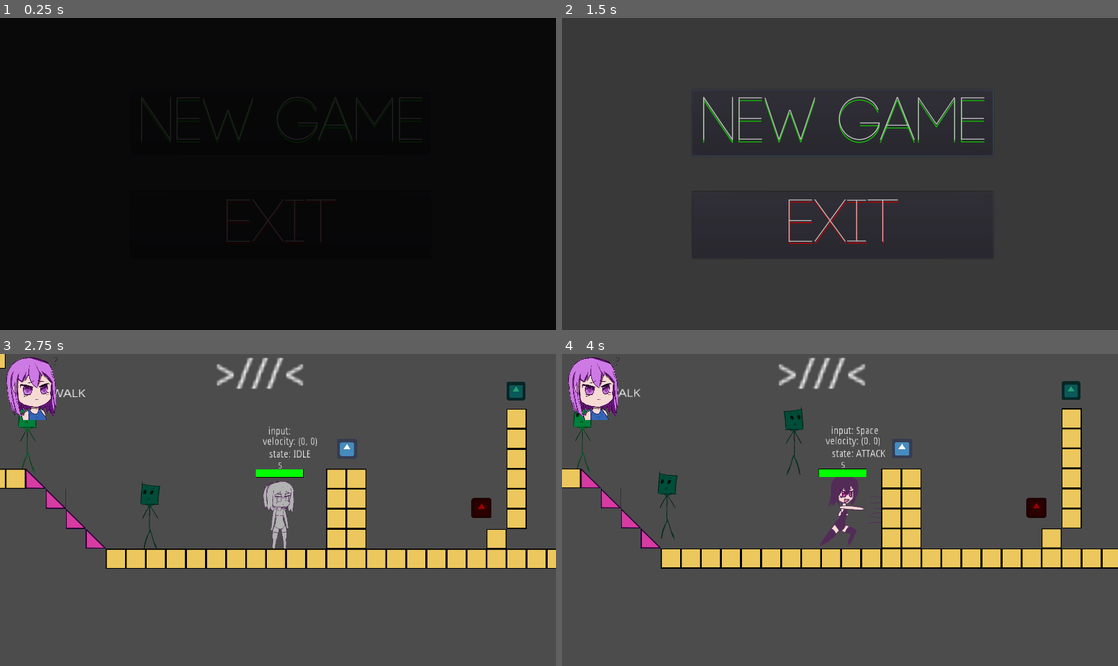
Above: before the commit, frames 1-4 (two rows, left to right).
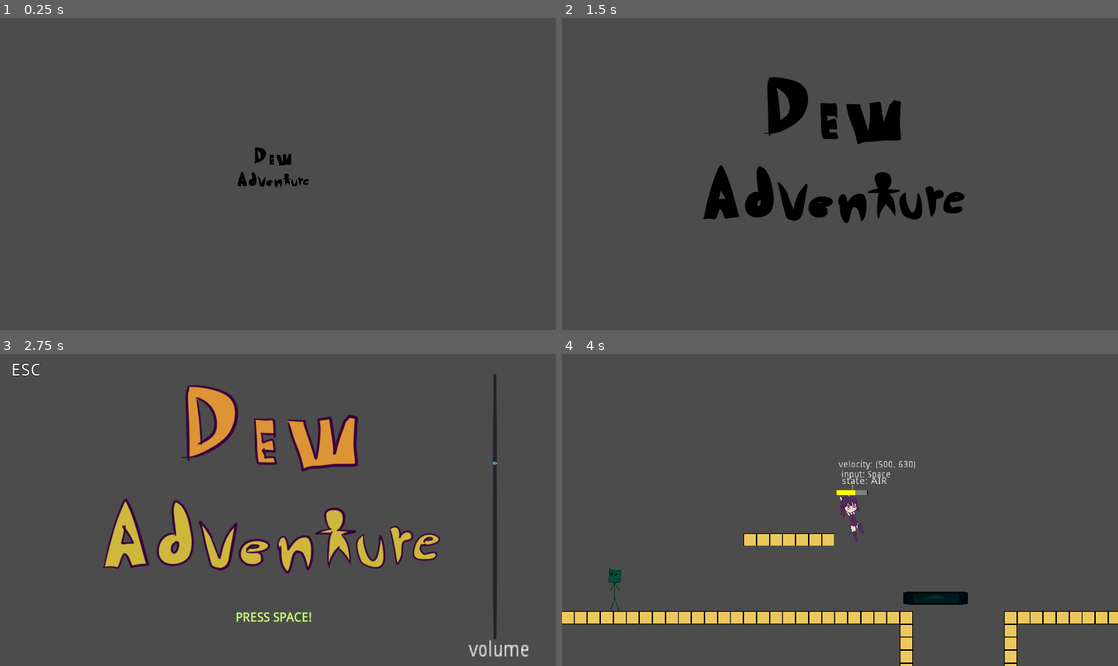
Above: after the commit, the same moments.

Repository: BeatMil/Mugi-again
Game: Godot game, scene res://scene/dew_intro.tscn
Two runs of this game, one before a commit and one after it. Both use one fixed random seed, a clock stepped at 60 frames per second and the inputs below. Before the commit the project starts from res://scene/Menu.tscn. The engine's default icon, where the game draws it, is replaced by a stand-in: a white triangle on a blue panel in a dark square.
Inputs (mouse positions are in pixels of both pictures, inside the frame that each line leads up to):
- Up to frame 1 (0.25 s): no input
- Up to frame 2 (1.5 s): click (845, 124) at 0.5 s, where only the run before the commit has a clickable "NEW GAME"; click (845, 124) at 1.25 s, where only the run before the commit has a clickable "NEW GAME"
- Up to frame 3 (2.75 s): click "NEW GAME" (after the commit: "PRESS SPACE!") at 2 s
- Up to frame 4 (4 s): tap Enter (ui_accept) at 2.75, 3.02, 3.77 s; hold Space 2.78-3.53 s; hold Right (ui_right) from 2.78 s (still down); tap K (attack02) at 3.6 s; tap Space at 3.8 s

The runs differ from the first frame. In frame 1, 100% of the frame differs, in the area x 0-100%, y 0-100%; in frame 2, 24%; in frame 3, 20%; in frame 4, 20%.

Commit message:
added singleton hp

Diff:
--- a/prefab/HealthBar.tscn
+++ b/prefab/HealthBar.tscn
@@ -9,6 +9,9 @@
 margin_right = 40.0
 margin_bottom = 40.0
 script = ExtResource( 1 )
+__meta__ = {
+"_edit_use_anchors_": false
+}
 
 [node name="TextureProgress" type="TextureProgress" parent="."]
 margin_right = 40.0
--- a/prefab/Player.tscn
+++ b/prefab/Player.tscn
@@ -413,7 +413,7 @@
 tracks/0/imported = false
 tracks/0/enabled = true
 tracks/0/keys = {
-"times": PoolRealArray( 0, 1.77093e-005 ),
+"times": PoolRealArray( 0, 1.77093e-05 ),
 "transitions": PoolRealArray( 1, 1 ),
 "update": 1,
 "values": [ 1, 1 ]
@@ -425,7 +425,7 @@
 tracks/1/imported = false
 tracks/1/enabled = true
 tracks/1/keys = {
-"times": PoolRealArray( 0, 1.77093e-005 ),
+"times": PoolRealArray( 0, 1.77093e-05 ),
 "transitions": PoolRealArray( 1, 1 ),
 "update": 0,
 "values": [ Vector2( 0, 0 ), Vector2( 0, 80 ) ]
@@ -437,7 +437,7 @@
 tracks/2/imported = false
 tracks/2/enabled = true
 tracks/2/keys = {
-"times": PoolRealArray( 0, 1.77093e-005 ),
+"times": PoolRealArray( 0, 1.77093e-05 ),
 "transitions": PoolRealArray( 1.36604, 1 ),
 "update": 1,
 "values": [ ExtResource( 8 ), ExtResource( 8 ) ]
@@ -464,7 +464,7 @@
 tracks/0/imported = false
 tracks/0/enabled = true
 tracks/0/keys = {
-"times": PoolRealArray( 0, 1.77093e-005 ),
+"times": PoolRealArray( 0, 1.77093e-05 ),
 "transitions": PoolRealArray( 1, 1 ),
 "update": 1,
 "values": [ 4, 4 ]
@@ -488,7 +488,7 @@
 tracks/2/imported = false
 tracks/2/enabled = true
 tracks/2/keys = {
-"times": PoolRealArray( 0, 1.77093e-005 ),
+"times": PoolRealArray( 0, 1.77093e-05 ),
 "transitions": PoolRealArray( 1, 1.8025 ),
 "update": 1,
 "values": [ ExtResource( 9 ), ExtResource( 9 ) ]
@@ -627,7 +627,7 @@
 tracks/4/imported = false
 tracks/4/enabled = true
 tracks/4/keys = {
-"times": PoolRealArray( 5.20139e-005 ),
+"times": PoolRealArray( 5.20139e-05 ),
 "transitions": PoolRealArray( 1 ),
 "update": 0,
 "values": [ Vector2( 0, 0 ) ]
@@ -680,7 +680,7 @@
 tracks/3/imported = false
 tracks/3/enabled = true
 tracks/3/keys = {
-"times": PoolRealArray( 5.20139e-005 ),
+"times": PoolRealArray( 5.20139e-05 ),
 "transitions": PoolRealArray( 1 ),
 "update": 0,
 "values": [ Vector2( 0, 0 ) ]
--- a/project.godot
+++ b/project.godot
@@ -16,8 +16,12 @@
 [application]
 
 config/name="Mugi-again"
-run/main_scene="res://scene/Menu.tscn"
+run/main_scene="res://scene/dew_intro.tscn"
 config/icon="res://media/Player/MugiQT.png"
+
+[autoload]
+
+singleton="*res://script/singleton.gd"
 
 [display]
 
--- a/scene/dew_intro.tscn
+++ b/scene/dew_intro.tscn
@@ -28,8 +28,7 @@
 "values": [ Vector2( 0.1, 0.1 ), Vector2( 1, 1 ) ]
 }
 
-[sub_resource type="Animation" id=2]
-resource_name = "text_big_small"
+[sub_resource type="Animation" id=3]
 loop = true
 tracks/0/type = "value"
 tracks/0/path = NodePath("Button:custom_fonts/font:size")
@@ -101,8 +100,7 @@
 "values": [ Color( 1, 1, 1, 1 ), Color( 0.392157, 0.388235, 0.388235, 1 ), Color( 1, 1, 1, 1 ) ]
 }
 
-[sub_resource type="Animation" id=5]
-resource_name = "text_big_small"
+[sub_resource type="Animation" id=6]
 loop = true
 tracks/0/type = "value"
 tracks/0/path = NodePath("Button:custom_fonts/font:size")
@@ -173,8 +171,7 @@
 "values": [ Color( 1, 1, 1, 0 ), Color( 1, 1, 1, 1 ), Color( 1, 1, 1, 0 ) ]
 }
 
-[sub_resource type="Animation" id=8]
-resource_name = "text_big_small"
+[sub_resource type="Animation" id=9]
 loop = true
 tracks/0/type = "value"
 tracks/0/path = NodePath("Button:custom_fonts/font:size")
@@ -229,8 +226,9 @@
 }
 
 [node name="dew_intro_menu" type="Sprite" parent="."]
-modulate = Color( 0.923834, 0.923343, 0.923343, 1 )
+modulate = Color( 0, 0, 0, 1 )
 position = Vector2( 672, 384 )
+scale = Vector2( 0.1, 0.1 )
 texture = ExtResource( 1 )
 
 [node name="Button" type="Button" parent="."]
@@ -250,25 +248,25 @@
 }
 
 [node name="AnimationPlayer" type="AnimationPlayer" parent="."]
-anims/dew_logo = SubResource( 3 )
-anims/text_big_small = SubResource( 2 )
+anims/dew_logo = SubResource( 2 )
+anims/text_big_small = SubResource( 3 )
 
 [node name="AnimationPlayer2" type="AnimationPlayer" parent="."]
 anims/dew_logo = SubResource( 4 )
-anims/dew_logo_flash = SubResource( 10 )
-anims/text_big_small = SubResource( 5 )
+anims/dew_logo_flash = SubResource( 5 )
+anims/text_big_small = SubResource( 6 )
 
 [node name="AnimationPlayer3" type="AnimationPlayer" parent="."]
 anims/dew_logo = SubResource( 7 )
-anims/flash_white = SubResource( 9 )
-anims/text_big_small = SubResource( 8 )
+anims/flash_white = SubResource( 8 )
+anims/text_big_small = SubResource( 9 )
 
 [node name="esc" type="Label" parent="."]
 visible = false
 margin_top = 16.0
 margin_right = 128.0
 margin_bottom = 64.0
-custom_fonts/font = SubResource( 6 )
+custom_fonts/font = SubResource( 10 )
 text = "ESC"
 align = 1
 valign = 1
--- a/scene/stage02.tscn
+++ b/scene/stage02.tscn
@@ -1,7 +1,8 @@
-[gd_scene load_steps=7 format=2]
+[gd_scene load_steps=8 format=2]
 
 [ext_resource path="res://prefab/Player.tscn" type="PackedScene" id=1]
 [ext_resource path="res://script/state_label.gd" type="Script" id=2]
+[ext_resource path="res://prefab/PaperMask02.tscn" type="PackedScene" id=3]
 [ext_resource path="res://media/tile/Tile003.tres" type="TileSet" id=4]
 [ext_resource path="res://prefab/moving_platform.tscn" type="PackedScene" id=5]
 [ext_resource path="res://script/AudioBlock.gd" type="Script" id=6]
@@ -14,7 +15,7 @@
 
 [node name="Camera2D" type="Camera2D" parent="Player"]
 current = true
-zoom = Vector2( 3, 3 )
+zoom = Vector2( 2, 2 )
 smoothing_enabled = true
 drag_margin_top = 0.5
 
@@ -73,5 +74,8 @@
 
 [node name="SfxBlock" type="AudioStreamPlayer" parent="sound_nodes"]
 script = ExtResource( 7 )
+
+[node name="PaperMask02" parent="sound_nodes" instance=ExtResource( 3 )]
+position = Vector2( 448, 544 )
 [connection signal="damaged" from="Player" to="sound_nodes/SfxBlock" method="_on_Player_damaged"]
 [connection signal="dead" from="Player" to="sound_nodes/AudioBlock" method="_on_Player_dead"]
--- a/script/HealthBar.gd
+++ b/script/HealthBar.gd
@@ -9,9 +9,22 @@
 
 func _ready():
 	max_hp = get_parent().hp_max
-	hp = max_hp
+#	hp = max_hp
+	hp = $"/root/singleton".current_hp
+	print($"/root/singleton".current_hp)
 	health_num.text = String(hp)
 	health_bar.set_tint_progress(Color(0, 1, 0))
+	var remain_hp = (hp/max_hp) * 100
+	health_bar.value = remain_hp
+	health_num.text = String(hp)
+	if hp == 3:
+		health_bar.set_tint_progress(Color(1, 1, 0))
+	elif hp == 2:
+		health_bar.set_tint_progress(Color(1, 0.5, 0))
+	elif hp == 1:
+		health_bar.set_tint_progress(Color(1, 0, 0))
+	elif hp <= 4:
+		health_bar.set_tint_progress(Color(0,1,0))
 	pass
 
 func health_decrease(amount : int):
--- a/script/Player.gd
+++ b/script/Player.gd
@@ -83,6 +83,7 @@
 	stand_collision_scale = Vector2(1,1)
 	crouch_collision_scale = Vector2(1,0.5)
 	state2 = 0
+
 
 func _physics_process(delta):
 	if state != anum.DEAD:
--- a/script/dew_intro.gd
+++ b/script/dew_intro.gd
@@ -4,11 +4,13 @@
 
 
 func _ready():
-	$Button.grab_click_focus()
-	$Button.grab_focus()
+#	$Button.grab_click_focus()
 	$AnimationPlayer.play("text_big_small")
 	$AnimationPlayer2.play("dew_logo")
 	$AnimationPlayer3.play("flash_white")
+#	print(singleton.player_name)
+	print($"/root".name)
+	print($".".name)
 func _process(delta):
 	$AudioStreamPlayer.volume_db = $VSlider.value
 
@@ -20,6 +22,9 @@
 
 	if Input.is_key_pressed(KEY_ESCAPE):
 		get_tree().quit()
+	elif Input.is_key_pressed(KEY_SPACE):
+		get_tree().change_scene("res://scene/stage02.tscn")
+
 
 
 func _on_Button_pressed():
@@ -37,3 +42,4 @@
 func _on_free_colorRect_timeout():
 	$ColorRect.queue_free()
 	$free_colorRect.stop()
+	$VSlider.grab_focus()
--- a/script/end_flag.gd
+++ b/script/end_flag.gd
@@ -5,10 +5,10 @@
 
 func _on_Area2D_area_entered(area):
 	var anim = $"../CanvasLayer/black_out/AnimationPlayer"
-	print("RETURN TO MENU")
 	print(area.get_groups())
 	if area.is_in_group("player"):
 #		emit_signal("black_out")
+		$"/root/singleton".current_hp = $"../Player/HealthBar".hp
 		anim.play("black_out")
 		print(anim.get_animation("black_out").length)
 		$Timer.wait_time = anim.get_animation("black_out").length
@@ -17,4 +17,4 @@
 
 
 func _on_Timer_timeout():
-		get_tree().change_scene("res://scene/Menu.tscn")
+		get_tree().change_scene("res://scene/stage02.tscn")
--- /dev/null
+++ b/script/singleton.gd
@@ -0,0 +1,19 @@
+extends Node
+
+
+# Declare member variables here. Examples:
+# var a = 2
+# var b = "text"
+var player_name = "Beat"
+var current_hp = 3
+
+# Called when the node enters the scene tree for the first time.
+func _ready():
+	print($".".name)
+	print($"..")
+	pass # Replace with function body.
+
+
+# Called every frame. 'delta' is the elapsed time since the previous frame.
+#func _process(delta):
+#	pass
Not shown, added: media/Sound/87035__runnerpack__menusel.wav.import
Not shown, added: media/Sound/song413.wav.import
Not shown: 4 places in scene/dew_intro.tscn that only renumber resources
Not shown, added: media/Sound/87035__runnerpack__menusel.wav
Not shown, added: media/Sound/song413.wav
